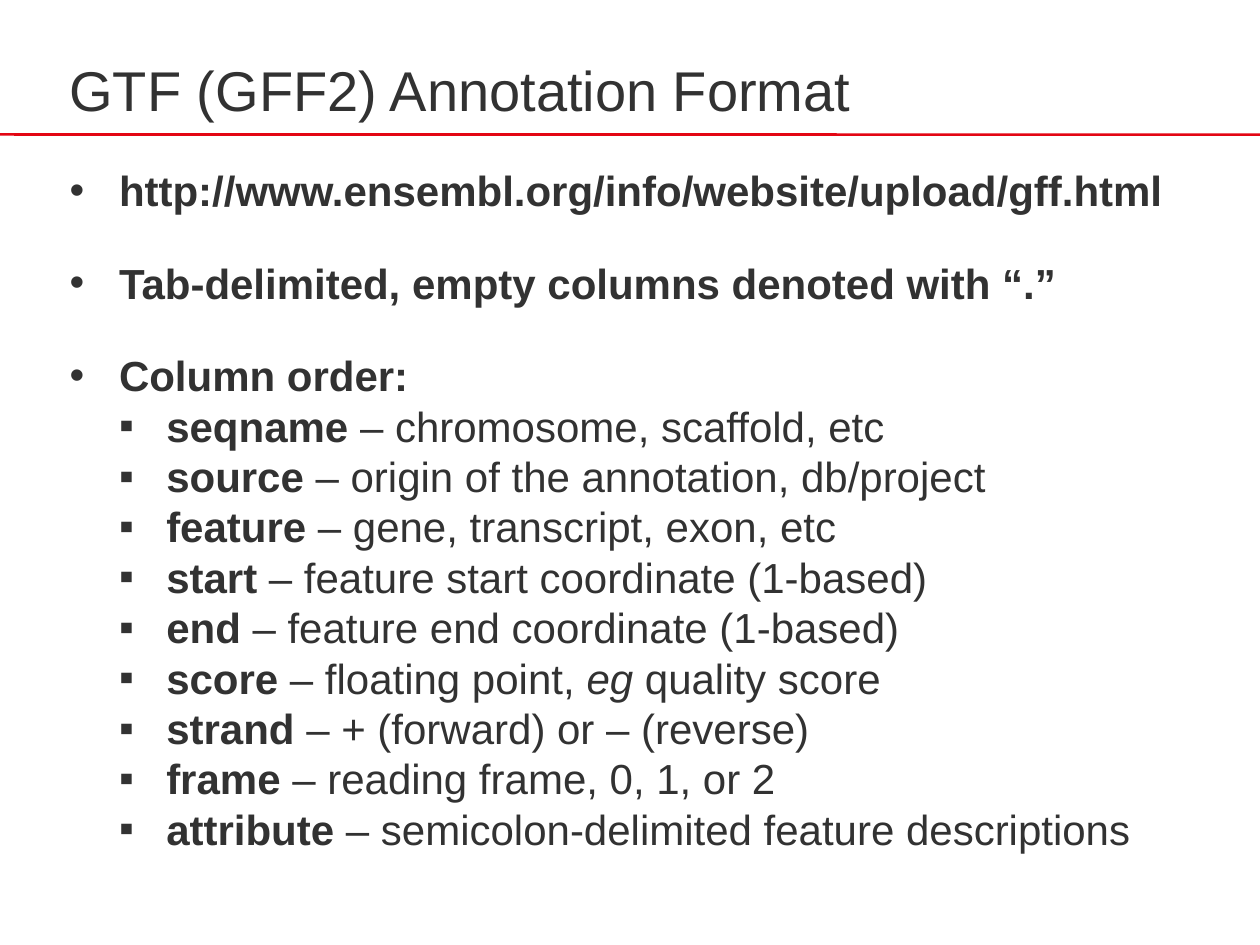
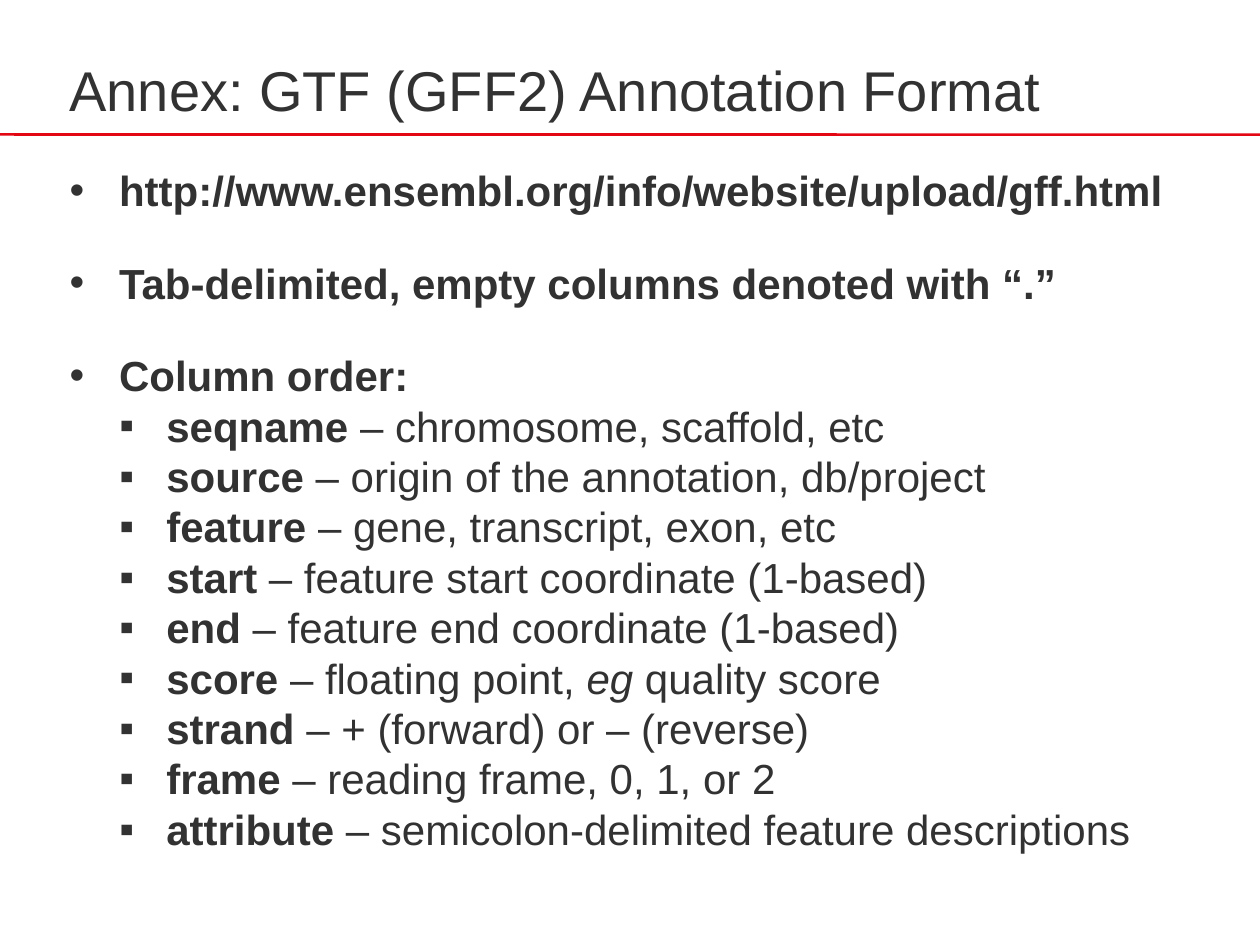
Before and after one commit to sib-swiss/RNAseq-introduction-training, a slide deck: slide 20 of docs/assets/pptx/RNA-Seq_04_Mapping.pptx (slide 12 before the commit). Drawn at 1260x945 pixels with LibreOffice and Linux fonts; fonts in the diff are those of the drawing. Boxes give left, top, right and bottom in pixels: in the first picture for what was removed or moved away, otherwise in the second. Text is boxed around its words. In the diff, an @@ line names an element or a change of style, - is before the commit and + after.

```diff
--- a/docs/assets/pptx/RNA-Seq_04_Mapping.pptx
+++ b/docs/assets/pptx/RNA-Seq_04_Mapping.pptx
@@ text at bbox=[69, 70, 1040, 121]: text changed @@
-GTF (GFF2) Annotation Format
+Annex: GTF (GFF2) Annotation Format
```
Also in this commit, not shown: 8 other slides changed, 10 slides added, 6 slides removed, 6 other files.
